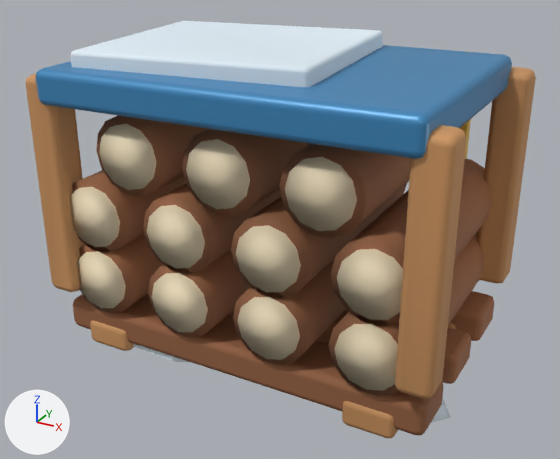
Renders of the glTF model HavenlineGodot/assets/stations_v2/wood_stack.glb from each side of a commit.
Both versions are drawn from a camera (50 mm lens) standing at (1.217, -2.245, 1.57) and looking at (0.009, -0.05, 0.473). The lights are fixed; the arrows at lower left show +X, +Y and +Z. The older version comes first. Vertices at exactly the same position are counted once.

The first picture shows 'wood_stack'.
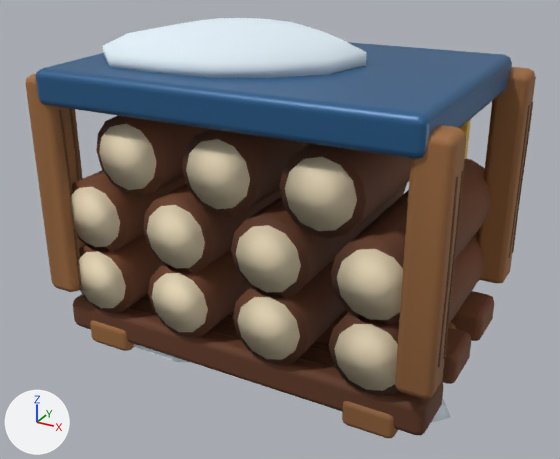
Where the change shows, as pixel boxes [x1, y1, x2, y2] in the pictures (560 x 459 px):
'wood_stack', reshaped
    before: [25, 21, 536, 438]
    after: [25, 18, 536, 438]
part 1 of me_wood_stack, rebuilt
    before: [70, 21, 383, 87]
    after: [103, 18, 366, 78]
part 2 of me_wood_stack, added (mostly hidden)
    after: [59, 108, 344, 370]
part 3 of me_wood_stack, added
    after: [509, 102, 533, 258]
part 4 of me_wood_stack, added (brown)
    after: [438, 171, 464, 367]
part 5 of me_wood_stack, recoloured (darker)
    both: [25, 45, 536, 438]

Diff of the bpy script that builds the scene:
```diff
--- a/HavenlineGodot/assets/stations_v2/wood_stack.glb.py
+++ b/HavenlineGodot/assets/stations_v2/wood_stack.glb.py
@@ me_wood_stack @@
 # used by ob_wood_stack; location = (0.0, 0.0, 0.0)
-me_wood_stack.from_pydata(...)  # 1783 vertices, 3355 faces; spans x -0.724..0.722, y -0.48..0.477, z -0.01..1.118
+me_wood_stack.from_pydata(...)  # 2615 vertices, 4855 faces; spans x -0.724..0.725, y -0.48..0.477, z -0.01..1.17
+# me_wood_stack part 1: the loose piece of 56 vertices spanning x -0.616..0.256, y -0.4..0.36, z 1.032..1.118 is rebuilt with 86 vertices and now spans x -0.573..0.28, y -0.357..0.36, z 0.98..1.17
+# me_wood_stack part 2: 628 vertices added at x -0.608..0.553, y -0.431..0.431, z 0.119..0.911
+# me_wood_stack part 3: 87 vertices added at x 0.712..0.725, y 0.369..0.431, z 0.349..0.911
+# me_wood_stack part 4: 87 vertices added at x 0.712..0.725, y -0.431..-0.369, z 0.349..0.911
+# me_wood_stack part 5: 1696 kept faces spanning x -0.72..0.72, y -0.48..0.46, z 0.025..1.069 get new vertex colours
 me_wood_stack.materials.append(mat_hl_snow)
```
